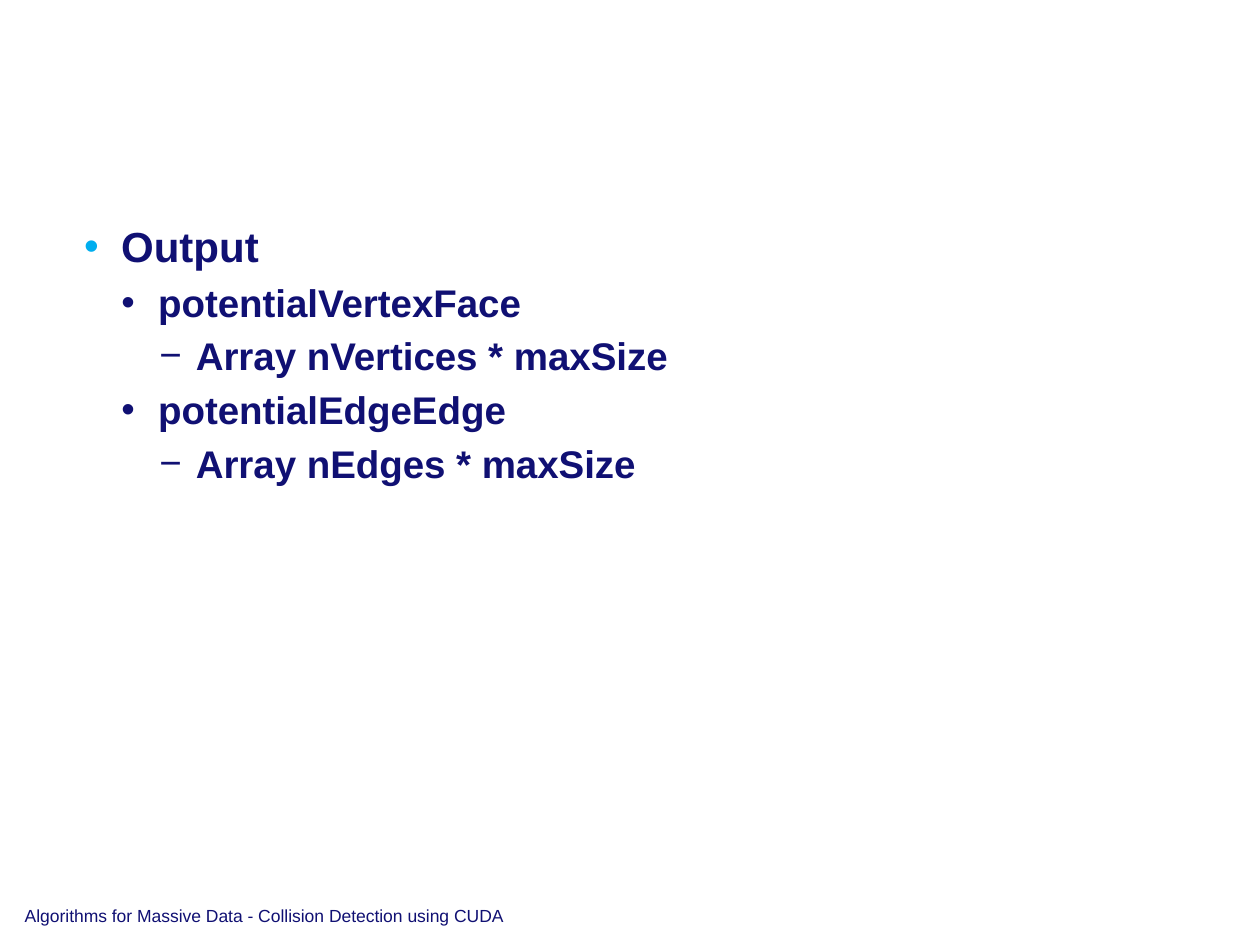
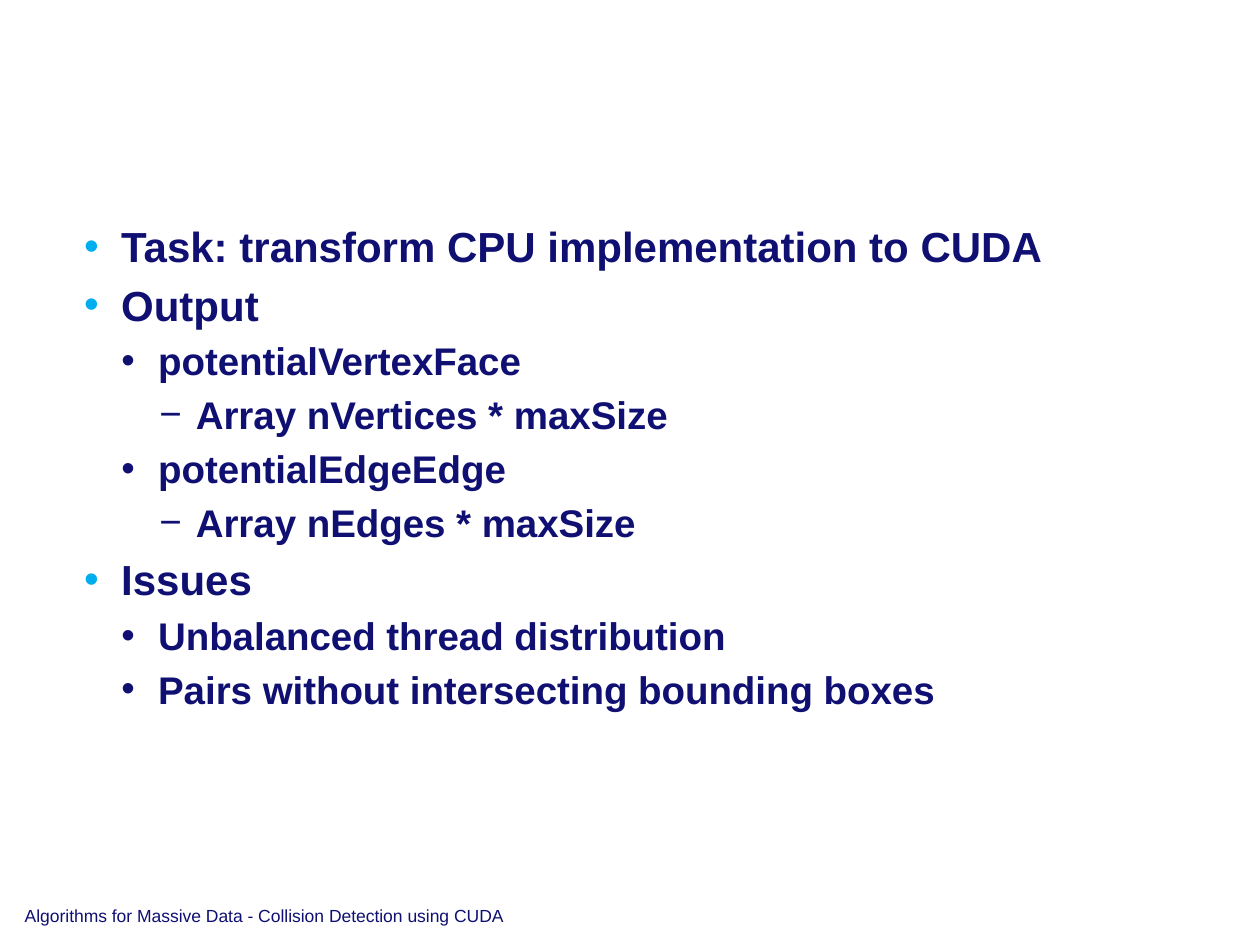
Before and after one commit to timvdalen/massive-data-collisions, a slide deck: slide 5 of presentation/presentation.pptx. Drawn at 1260x945 pixels with LibreOffice and Linux fonts; fonts in the diff are those of the drawing; background and template pictures are left out. Boxes give left, top, right and bottom in pixels: in the first picture for what was removed or moved away, otherwise in the second. Text is boxed around its words. In the diff, an @@ line names an element or a change of style, - is before the commit and + after.

Commit message:
Presentation update

```diff
--- a/presentation/presentation.pptx
+++ b/presentation/presentation.pptx
@@ text at (121, 231, 1042, 263): paragraph added @@
+• Task: transform CPU implementation to CUDA
@@ text at (121, 566, 935, 711): paragraphs added @@
+• Issues
+  • Unbalanced thread distribution
+  • Pairs without intersecting bounding boxes
```
Also in this commit, not shown: 1 other slide changed, 5 slides added.
